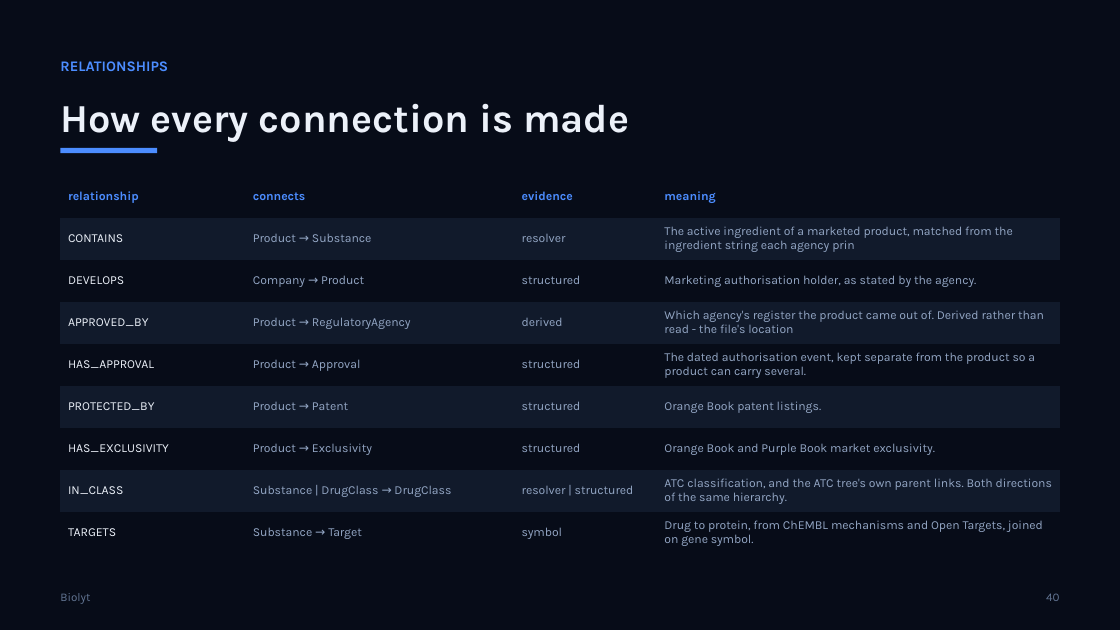
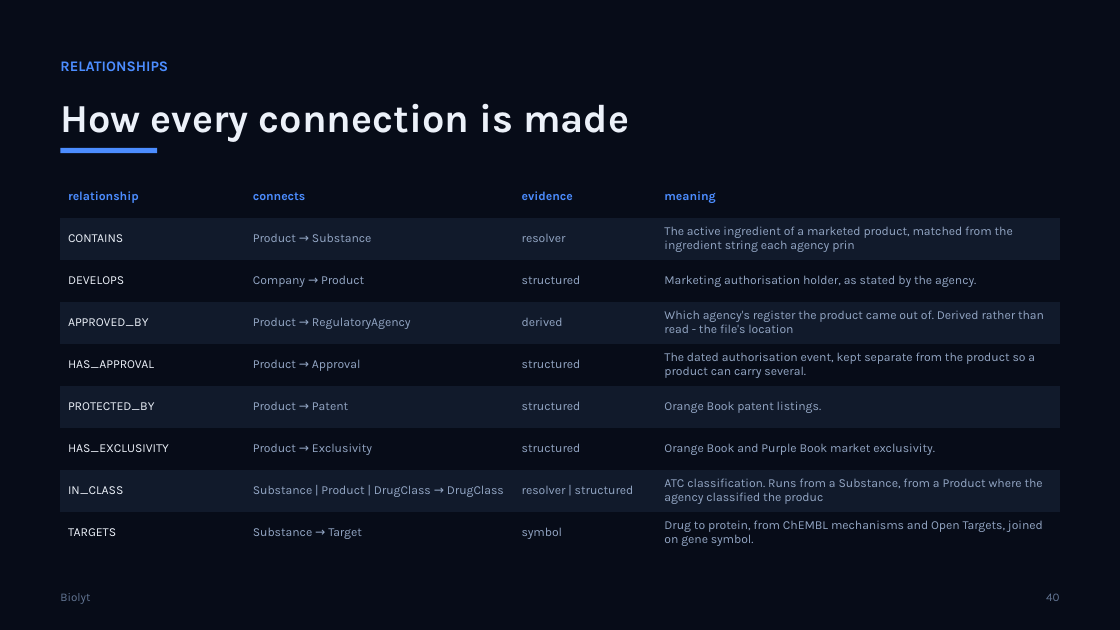
Before and after one commit to helmibiolyt/fullPipeline, a slide deck: slide 40 of presentation/Biolyt_Platform.pptx. Drawn at 1120x630 pixels with LibreOffice and Linux fonts; fonts in the diff are those of the drawing. Boxes give left, top, right and bottom in pixels: in the first picture for what was removed or moved away, otherwise in the second. Text is boxed around its words. In the diff, an @@ line names an element or a change of style, - is before the commit and + after.

```diff
--- a/presentation/Biolyt_Platform.pptx
+++ b/presentation/Biolyt_Platform.pptx
@@ table at [60, 176, 1060, 554] @@
-row 8, column 2: Substance | DrugClass → DrugClass
+row 8, column 2: Substance | Product | DrugClass → DrugClass
-row 8, column 4: ATC classification, and the ATC tree's own parent links. Both directions of the same hierarchy.
+row 8, column 4: ATC classification. Runs from a Substance, from a Product where the agency classified the produc
```
Also in this commit, not shown: 4 other slides changed, 2 other files.
